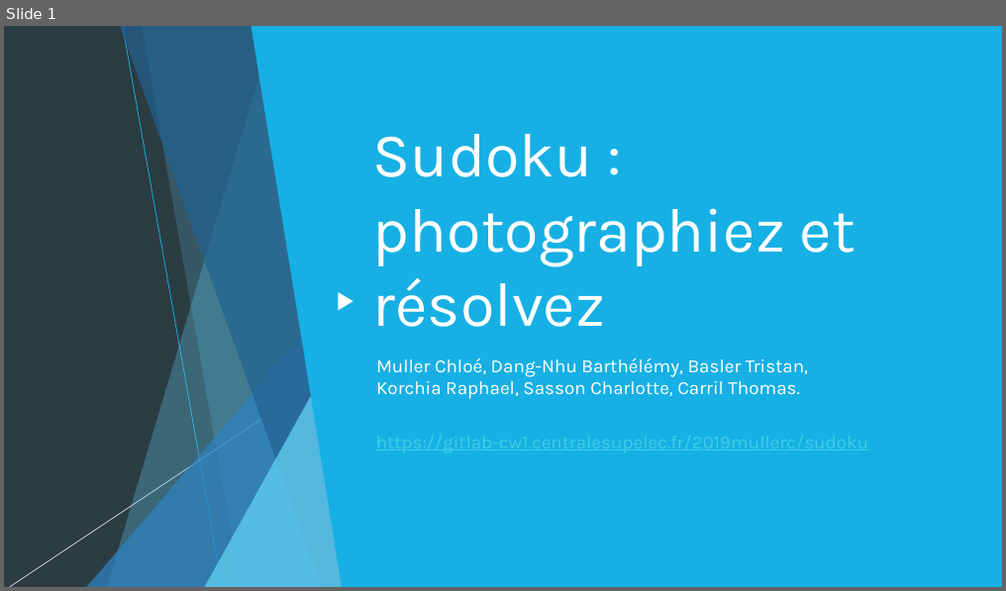
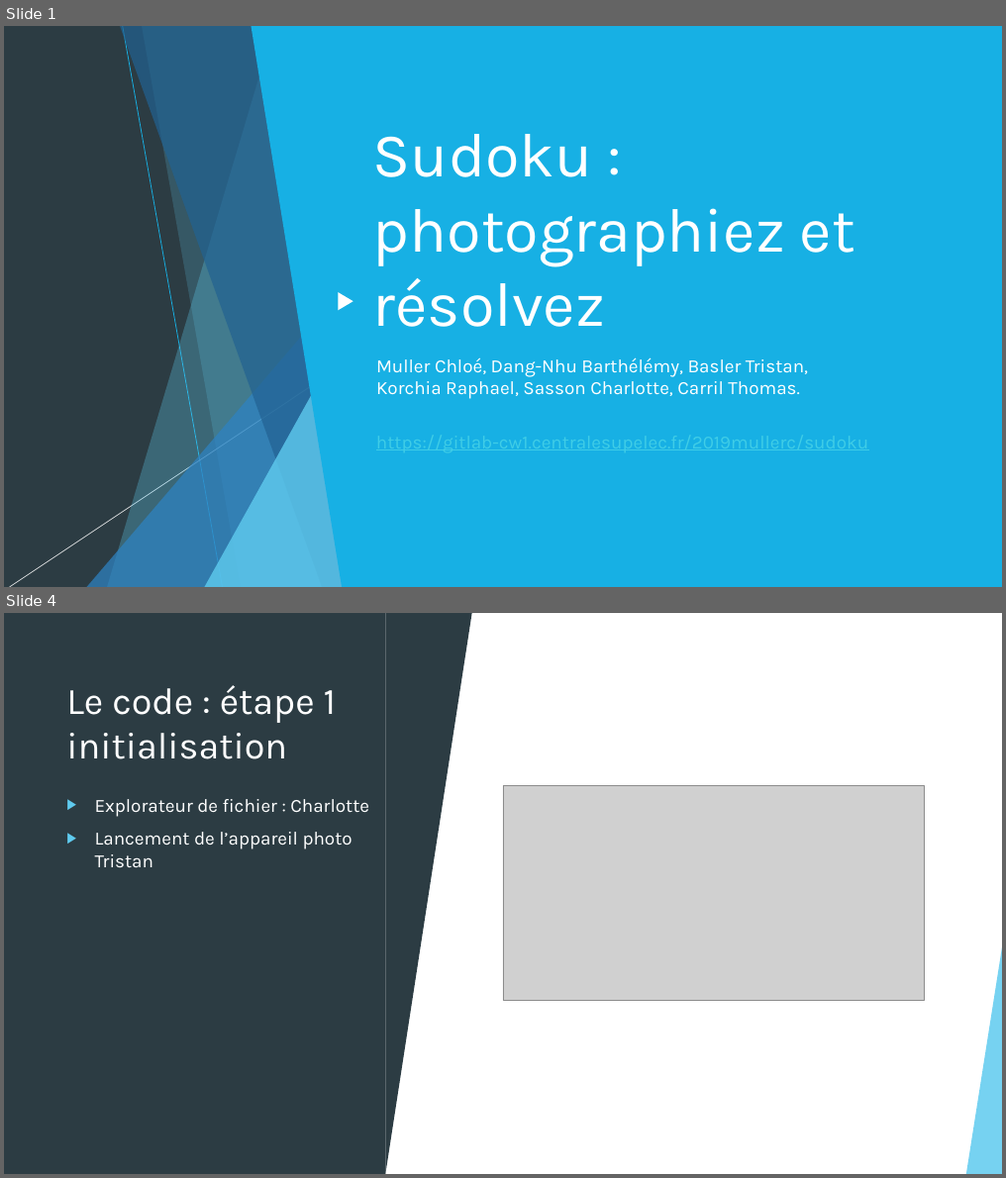
Before and after one commit to chloemuller/sudoku, a slide deck: slide_présentation.pptx. Shown one above the other, each under a label of ours: slide 1 before the commit, slides 1 and 4 after it; the slides between them are not shown. The pictures are 1006x591 and 1006x1178 pixels, drawn with LibreOffice and Linux fonts; fonts in the diff are those of the drawing; grey boxes stand for pictures. Boxes give left, top, right and bottom in pixels: in the first picture for what was removed or moved away, otherwise in the second. Text is boxed around its words. In the diff, an @@ line names an element or a change of style, - is before the commit and + after.

```diff
--- a/slide_présentation.pptx
+++ b/slide_présentation.pptx
@@ slide 4 added at (x1=4, y1=613, x2=1002, y2=1174), background #FFFFFF; not listed: 9 template elements that a slide beside it also shows @@
@@ rectangle added at (x1=4, y1=613, x2=1002, y2=1174), fill #FFFFFF @@
@@ rectangle added at (x1=4, y1=613, x2=386, y2=1174), fill #2C3C43 @@
@@ triangle added at (x1=386, y1=613, x2=472, y2=1174), fill #2C3C43 @@
@@ title added at (x1=66, y1=685, x2=336, y2=760), 36 pt, text #FFFFFF @@
+Le code : étape 1
+initialisation
@@ picture added at (x1=503, y1=786, x2=924, y2=1001) @@
@@ text added at (x1=95, y1=799, x2=369, y2=868), 18 pt, text #FFFFFF @@
+▶ Explorateur de fichier : Charlotte
+▶ Lancement de l’appareil photo Tristan
@@ triangle added at (x1=4, y1=942, x2=41, y2=1174), fill #5FCBEF at 70% opacity @@
@@ triangle added at (x1=966, y1=942, x2=1002, y2=1174), fill #5FCBEF at 85% opacity @@
```
Also in this commit, not shown: 2 slides changed, 5 other slides added, 1 slide removed.
